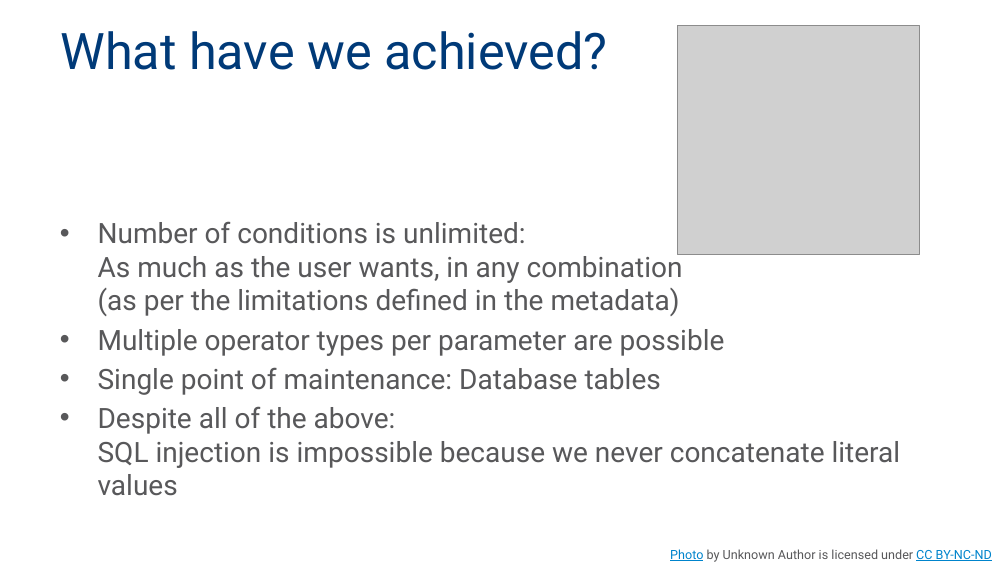
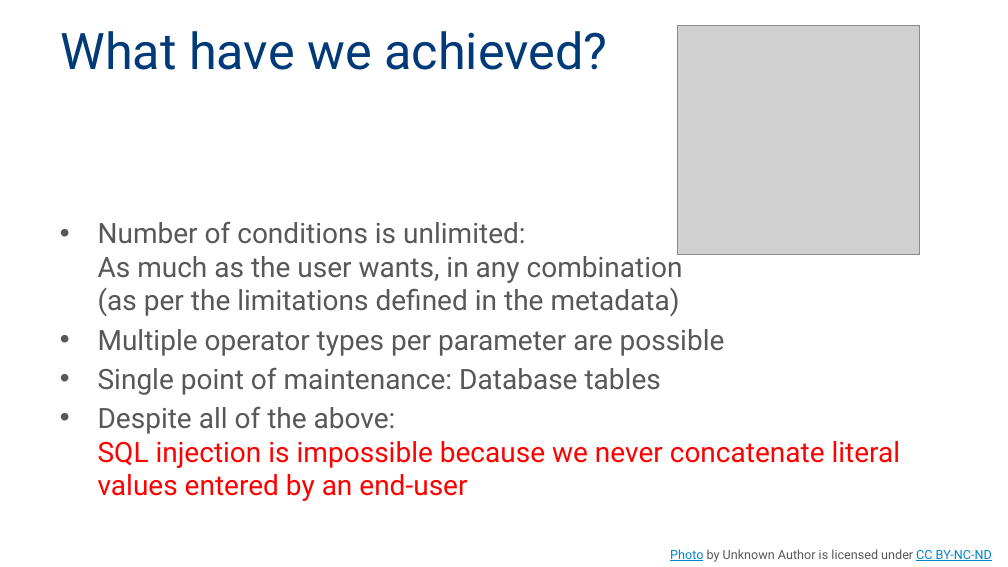
Before and after one commit to MadeiraData/DynamicFilters, a slide deck: slide 22 of DynamicFilters.pptx. Drawn at 1008x567 pixels with LibreOffice and Linux fonts; fonts in the diff are those of the drawing; grey boxes stand for pictures; background and template pictures are left out. Boxes give left, top, right and bottom in pixels: in the first picture for what was removed or moved away, otherwise in the second. Text is boxed around its words. In the diff, an @@ line names an element or a change of style, - is before the commit and + after.

Commit message:
updated presentation

```diff
--- a/DynamicFilters.pptx
+++ b/DynamicFilters.pptx
@@ text at <box>98,406,901,501</box>: text changed; text colour #58585A to #FF0000 @@
-• Despite all of the above:
-  SQL injection is impossible because we never concatenate literal values
+• Despite all of the above:
+  SQL injection is impossible because we never concatenate literal values entered by an end-user
```
Also in this commit, not shown: 1 other slide changed.
